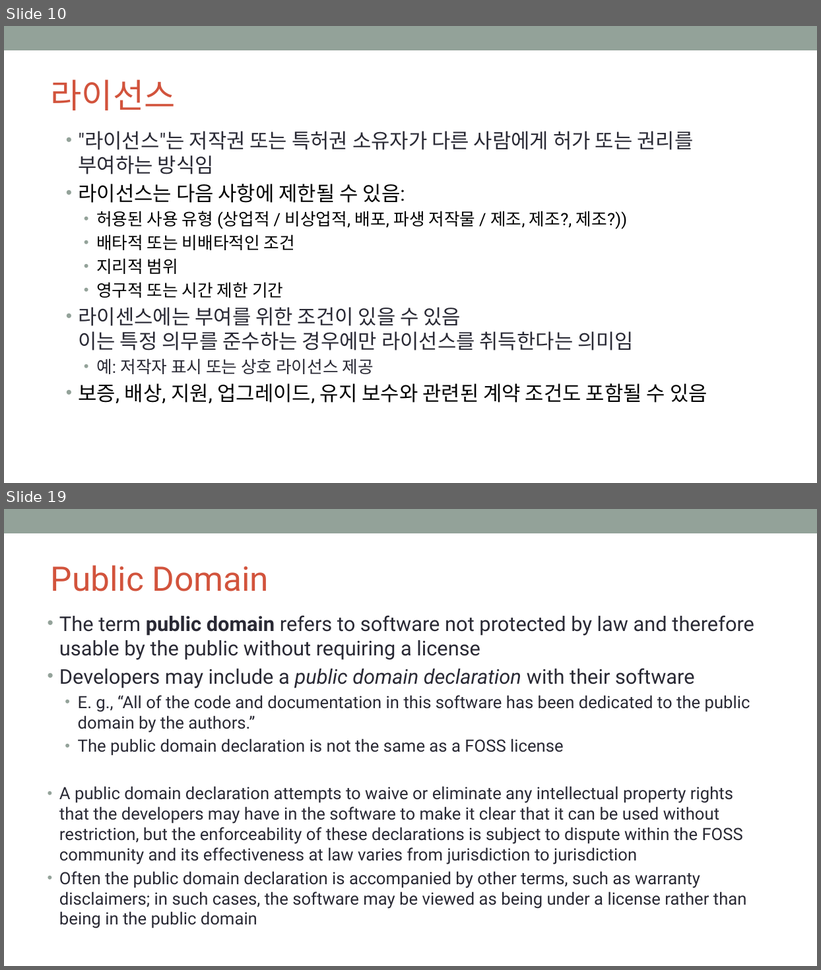
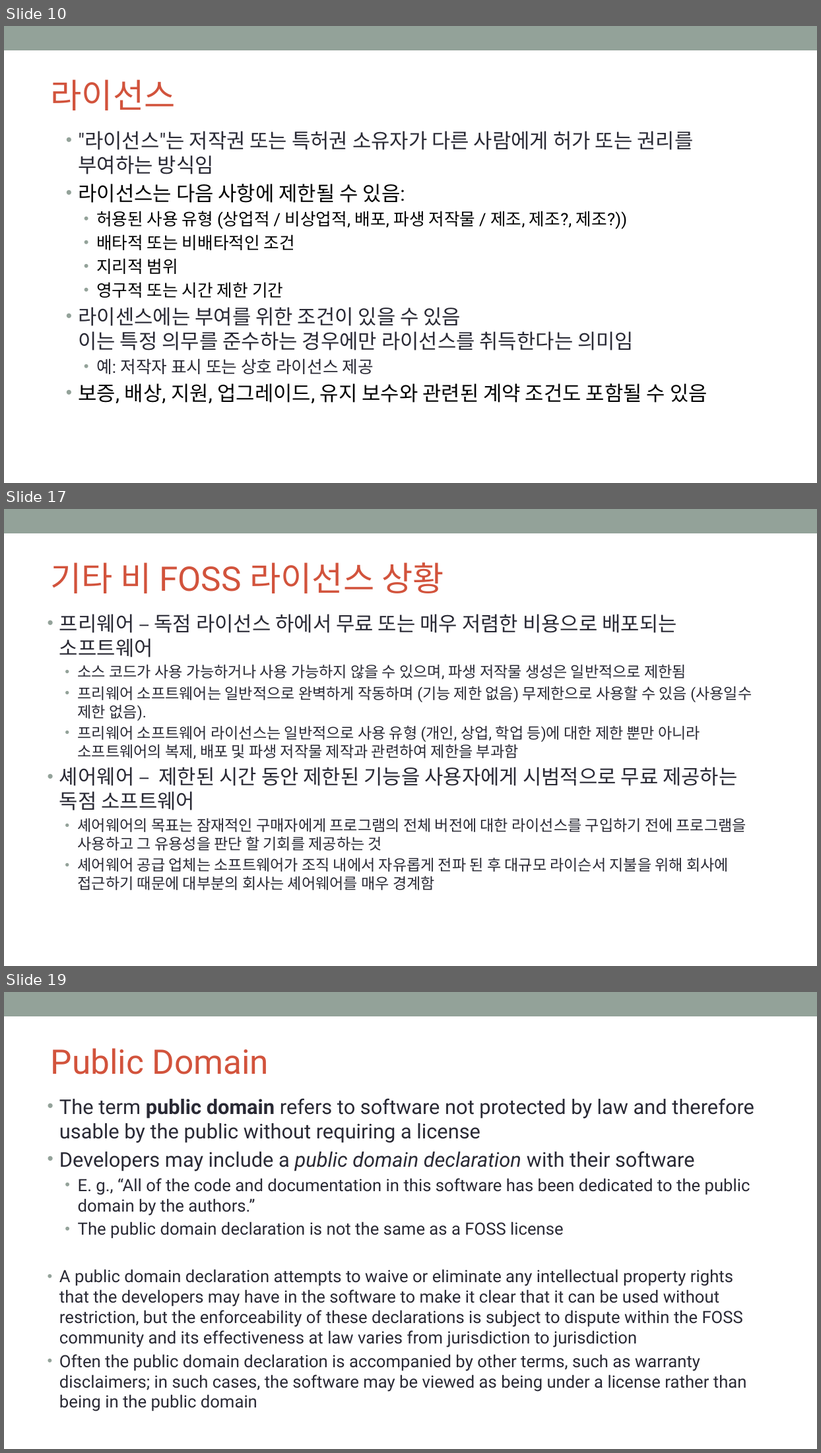
Before and after one commit to OpenChain-KWG/Curriculum-Translation-KR, a slide deck: target/slides/openchain-curriculum-for-1-1.pptx. Shown one above the other, each under a label of ours: slides 10 and 19 before the commit, slides 10, 17 and 19 after it; the slides between them are not shown. The pictures are 821x970 and 821x1453 pixels, drawn with LibreOffice and Linux fonts; fonts in the diff are those of the drawing; background and template pictures are left out. Boxes give left, top, right and bottom in pixels: in the first picture for what was removed or moved away, otherwise in the second. Text is boxed around its words. In the diff, an @@ line names an element or a change of style, - is before the commit and + after.

```diff
--- a/target/slides/openchain-curriculum-for-1-1.pptx
+++ b/target/slides/openchain-curriculum-for-1-1.pptx
@@ slide 17 added at (4,509,817,966), background #FFFFFF; not listed: 1 template element that a slide beside it also shows @@
@@ title added at (51,562,444,593), 40 pt, text #D2533C @@
+기타 비 FOSS 라이선스 상황
@@ text added at (59,614,752,890), 18 pt, text #292934 @@
+• 프리웨어 – 독점 라이선스 하에서 무료 또는 매우 저렴한 비용으로 배포되는 소프트웨어
+  • 소스 코드가 사용 가능하거나 사용 가능하지 않을 수 있으며, 파생 저작물 생성은 일반적으로 제한됨
+  • 프리웨어 소프트웨어는 일반적으로 완벽하게 작동하며 (기능 제한 없음) 무제한으로 사용할 수 있음 (사용일수 제한 없음).
+  • 프리웨어 소프트웨어 라이선스는 일반적으로 사용 유형 (개인, 상업, 학업 등)에 대한 제한 뿐만 아니라 소프트웨어의 복제, 배포 및 파생 저작물 제작과 관련하여 제한을 부과함
+• 셰어웨어 – 제한된 시간 동안 제한된 기능을 사용자에게 시범적으로 무료 제공하는 독점 소프트웨어
+  • 셰어웨어의 목표는 잠재적인 구매자에게 프로그램의 전체 버전에 대한 라이선스를 구입하기 전에 프로그램을 사용하고 그 유용성을 판단 할 기회를 제공하는 것
+  • 셰어웨어 공급 업체는 소프트웨어가 조직 내에서 자유롭게 전파 된 후 대규모 라이슨서 지불을 위해 회사에 접근하기 때문에 대부분의 회사는 셰어웨어를 매우 경계함
```
Also in this commit, not shown: 10 slides changed, 4 other slides added, 5 slides removed, 8 other files.
